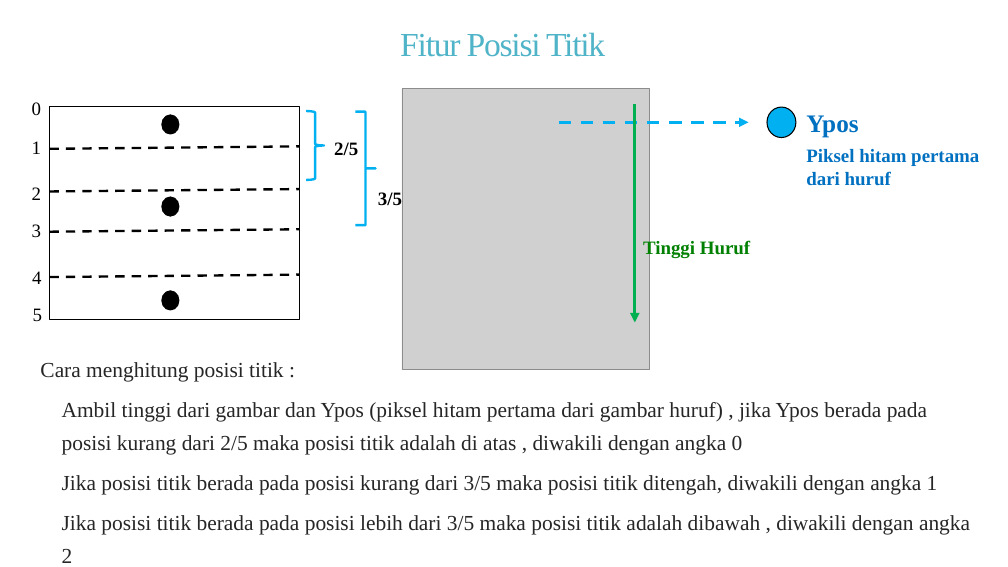
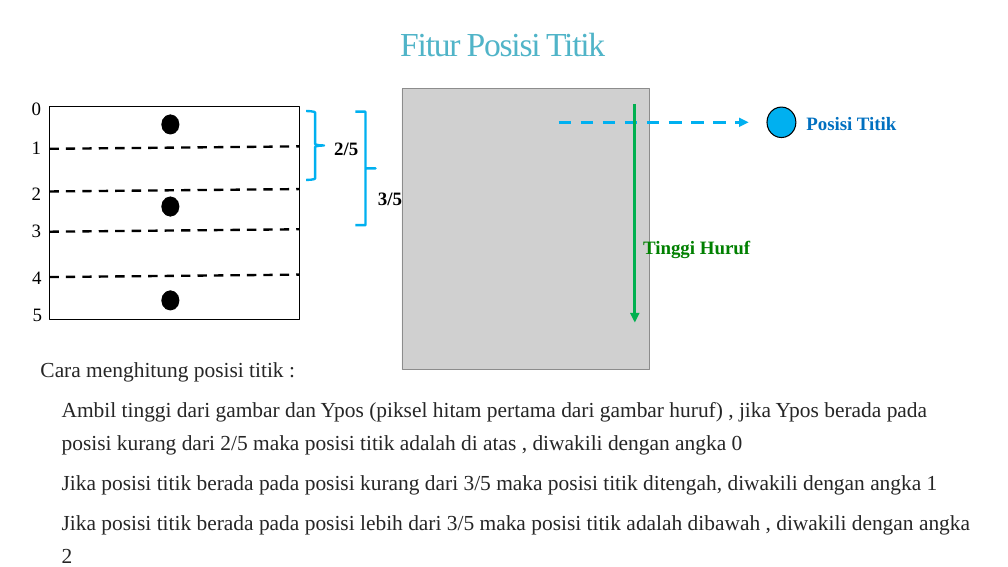
Before and after one commit to ainawind27/arabicocr-data, a slide deck: slide 37 of 1. presentasi/PEMBELAJARAN HURUF DAN KALIMAT ARAB BERBASIS PENGENALAN CITRA.pptx. Drawn at 1008x567 pixels with LibreOffice and Linux fonts; fonts in the diff are those of the drawing; grey boxes stand for pictures. Boxes give left, top, right and bottom in pixels: in the first picture for what was removed or moved away, otherwise in the second. Text is boxed around its words. In the diff, an @@ line names an element or a change of style, - is before the commit and + after.

```diff
--- a/1. presentasi/PEMBELAJARAN HURUF DAN KALIMAT ARAB BERBASIS PENGENALAN CITRA.pptx
+++ b/1. presentasi/PEMBELAJARAN HURUF DAN KALIMAT ARAB BERBASIS PENGENALAN CITRA.pptx
@@ text at (806,117,897,131): text changed @@
-Piksel hitam pertama
-dari huruf
+Posisi Titik
@@ text removed at (806,115,858,138) @@
-Ypos
```
Also in this commit, not shown: 17 other files.
